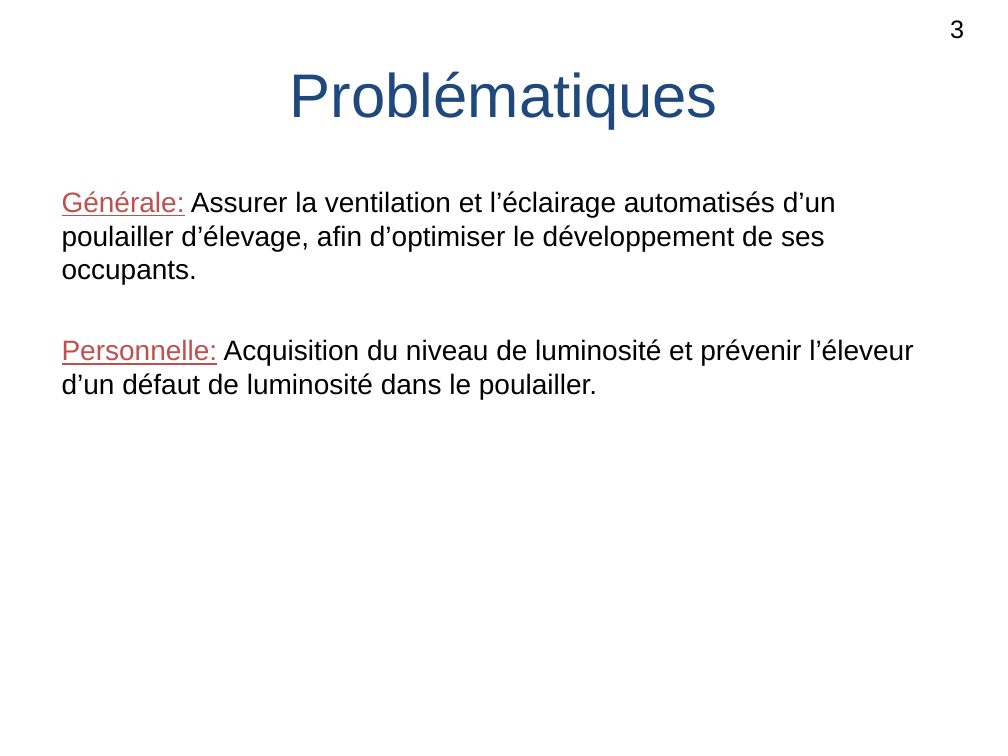
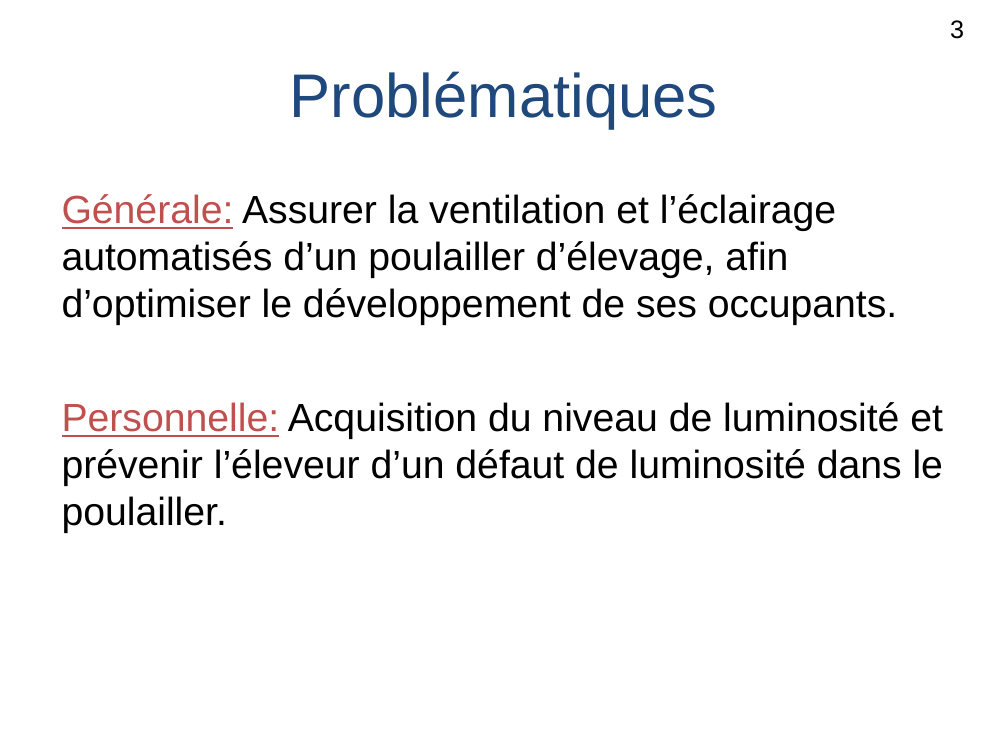
Before and after one commit to lesliesam96/Projet-STI2D, a slide deck: slide 5 of Ralph/Diapo Poulailler.ppt (slide 3 before the commit). Drawn at 1008x756 pixels with LibreOffice and Linux fonts; fonts in the diff are those of the drawing. Boxes give left, top, right and bottom in pixels: in the first picture for what was removed or moved away, otherwise in the second. Text is boxed around its words. In the diff, an @@ line names an element or a change of style, - is before the commit and + after.

```diff
--- a/Ralph/Diapo Poulailler.ppt
+++ b/Ralph/Diapo Poulailler.ppt
@@ text "Générale: Assurer la ventilation et ..." at [62, 194, 944, 533]: size 20 to 28 pt; more space between paragraphs @@
```
Also in this commit, not shown: 6 other slides changed, 2 slides added, 1 slide removed, 3 other files.
